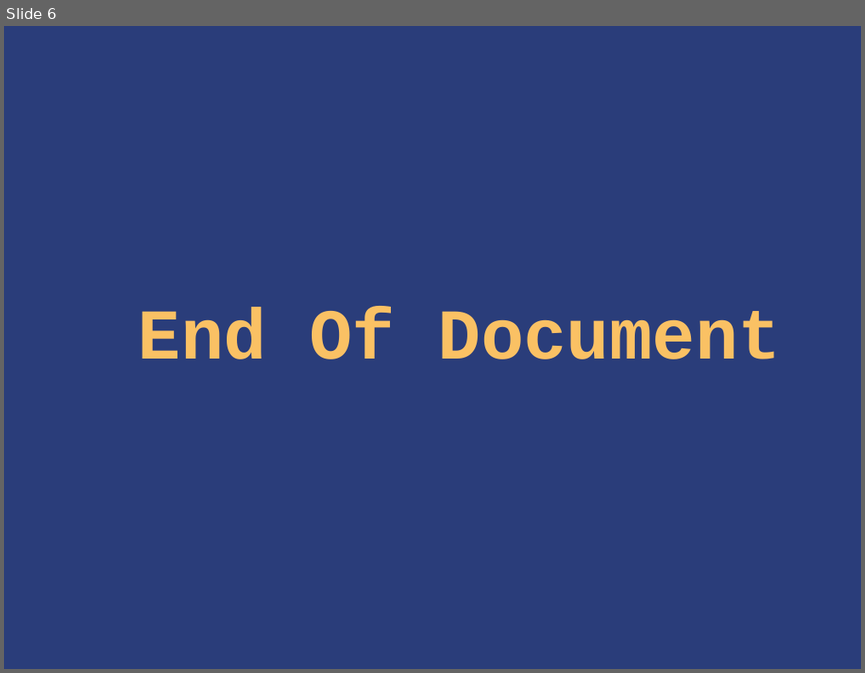
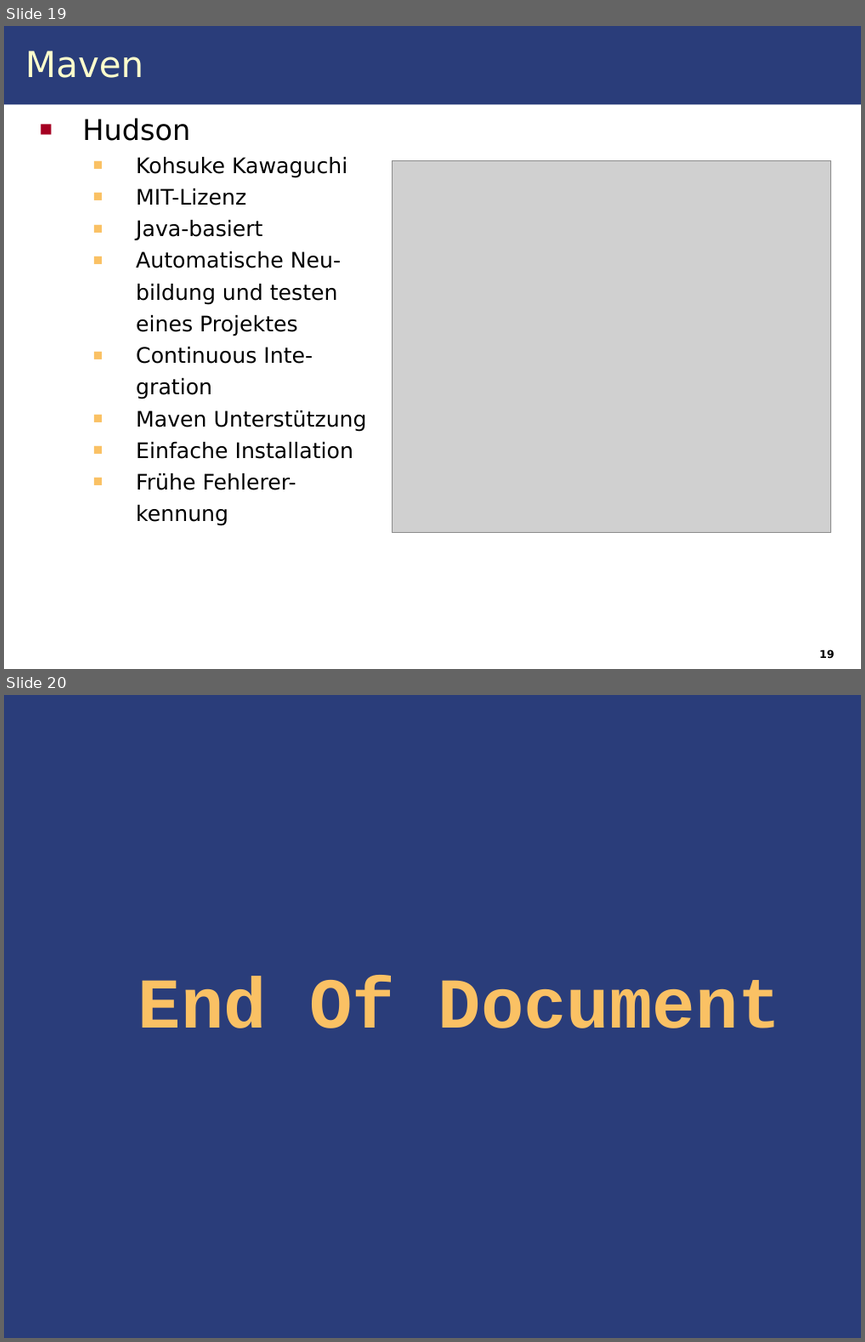
Before and after one commit to IAAS/decidr, a slide deck: seminars/at/Seminar.odp. Shown one above the other, each under a label of ours: slide 6 before the commit, slides 19 and 20 after it. The pictures are 865x673 and 865x1342 pixels, drawn with LibreOffice and Linux fonts; fonts in the diff are those of the drawing; grey boxes stand for pictures. Boxes give left, top, right and bottom in pixels: in the first picture for what was removed or moved away, otherwise in the second. Text is boxed around its words. In the diff, an @@ line names an element or a change of style, - is before the commit and + after.

```diff
--- a/seminars/at/Seminar.odp
+++ b/seminars/at/Seminar.odp
@@ slide 19 added at bbox=[4, 26, 861, 669], background #FFFFFF @@
@@ rectangle added at bbox=[4, 26, 861, 105], fill #2A3D7A @@
@@ title added at bbox=[25, 51, 143, 78], 30 pt, text #FFFFCC @@
+Maven
@@ text added at bbox=[82, 118, 367, 526], 18 pt, text #000000 @@
+■ Hudson
+  ■ Kohsuke Kawaguchi
+  ■ MIT-Lizenz
+  ■ Java-basiert
+  ■ Automatische Neu-
+  bildung und testen
+  eines Projektes
+  ■ Continuous Inte-
+  gration
+  ■ Maven Unterstützung
+  ■ Einfache Installation
+  ■ Frühe Fehlerer-
+  kennung
@@ picture added at bbox=[392, 160, 831, 532] @@
@@ page number added at bbox=[819, 649, 834, 658], 9 pt, text #000000, bold @@
+19
@@ what was slide 6 is now slide 20 @@
```
Also in this commit, not shown: 1 slide changed, 13 other slides added, 9 other files.
